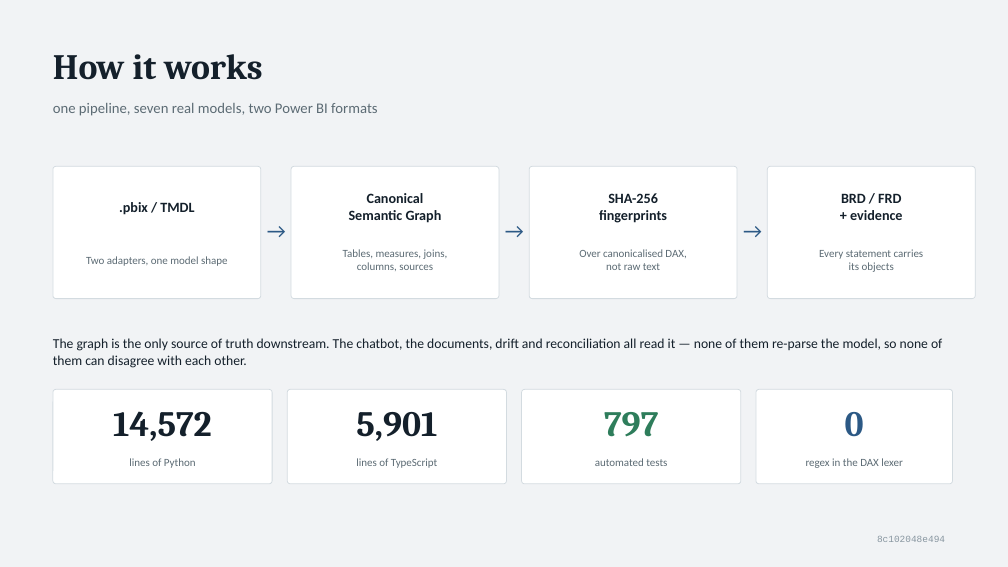
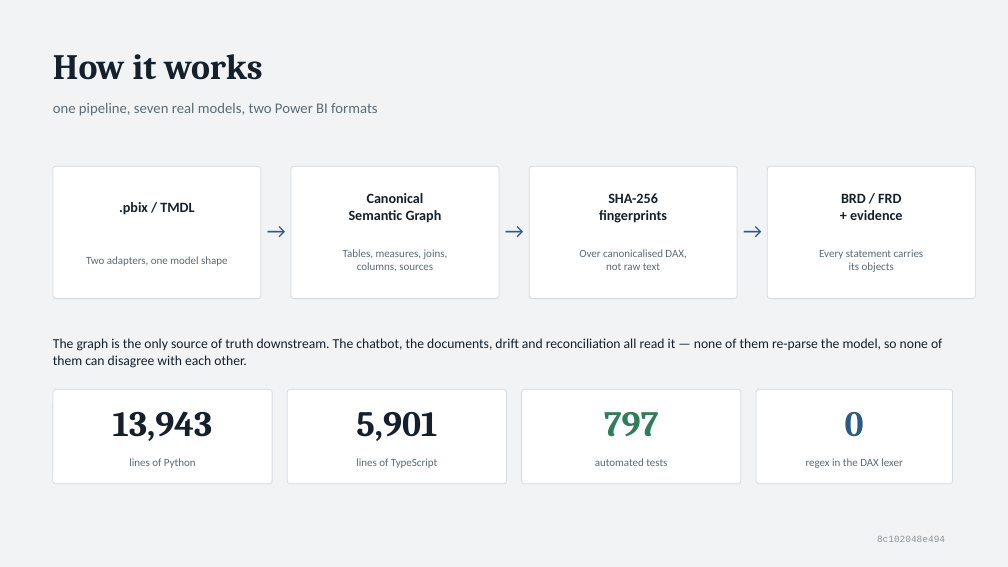
Before and after one commit to ankith2409-web/NOVO_NORDISK, a slide deck: slide 4 of docs/Concordance-deck.pptx. Drawn at 1008x567 pixels with LibreOffice and Linux fonts; fonts in the diff are those of the drawing. Boxes give left, top, right and bottom in pixels: in the first picture for what was removed or moved away, otherwise in the second. Text is boxed around its words. In the diff, an @@ line names an element or a change of style, - is before the commit and + after.

```diff
--- a/docs/Concordance-deck.pptx
+++ b/docs/Concordance-deck.pptx
@@ text at box(113, 411, 213, 441): text changed @@
-14,572
+13,943
```
Also in this commit, not shown: 1 other file.
